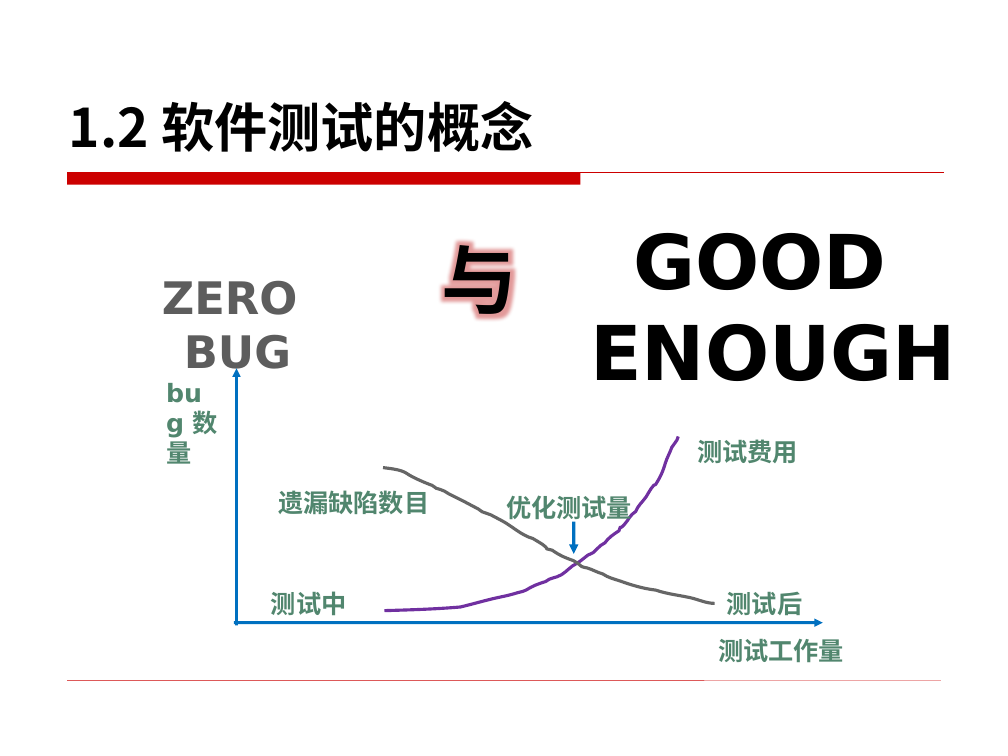
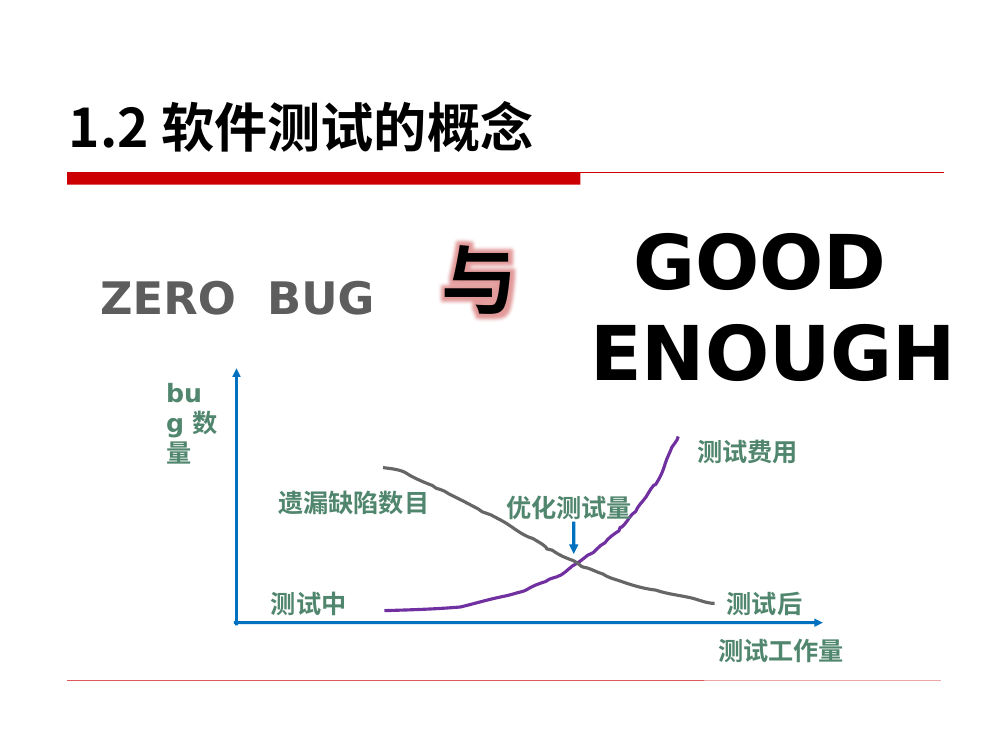
Before and after one commit to edu2act/course-foundation-software-tesing, a slide deck: slide 23 of PPT/第一部分 软件测试概述/1 软件测试核心概念.pptx. Drawn at 1008x756 pixels with LibreOffice and Linux fonts; fonts in the diff are those of the drawing; background and template pictures are left out. Boxes give left, top, right and bottom in pixels: in the first picture for what was removed or moved away, otherwise in the second. Text is boxed around its words. In the diff, an @@ line names an element or a change of style, - is before the commit and + after.

```diff
--- a/PPT/第一部分 软件测试概述/1 软件测试核心概念.pptx
+++ b/PPT/第一部分 软件测试概述/1 软件测试核心概念.pptx
@@ text "ZERO BUG" rewrapped from [162, 280, 298, 378] to [100, 280, 374, 315] @@
```
Also in this commit, not shown: 1 other slide changed, 12 slides removed.
